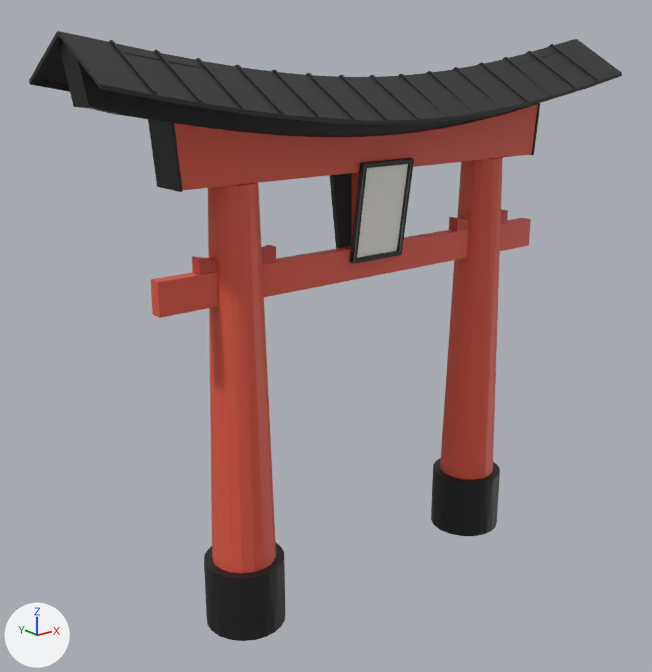
A saved change to the glTF model public/models/living/buildings/torii.glb.
Rendered twice from a camera (50 mm lens) standing at (-0.961, -1.088, 0.887) and looking at (-0.06, 0.04, 0.436). Lighting does not change. The marker at lower left points along +X, +Y and +Z. The first picture is the older version. Vertices at exactly the same position are counted once.

The scene before the commit, as lines of its bpy script (objects in view):
```python
me_torii_gate = bpy.data.meshes.new('Torii Gate')
me_torii_gate.from_pydata(...)  # 653 vertices, 1200 faces; spans x -0.5..0.5, y -0.105..0.105, z 0.0..0.912
me_torii_gate.materials.append(mat_defaultmaterial)
ob_torii = bpy.data.objects.new('torii', me_torii_gate)
ob_torii.location = (0.0, 0.0, 0.0)
```
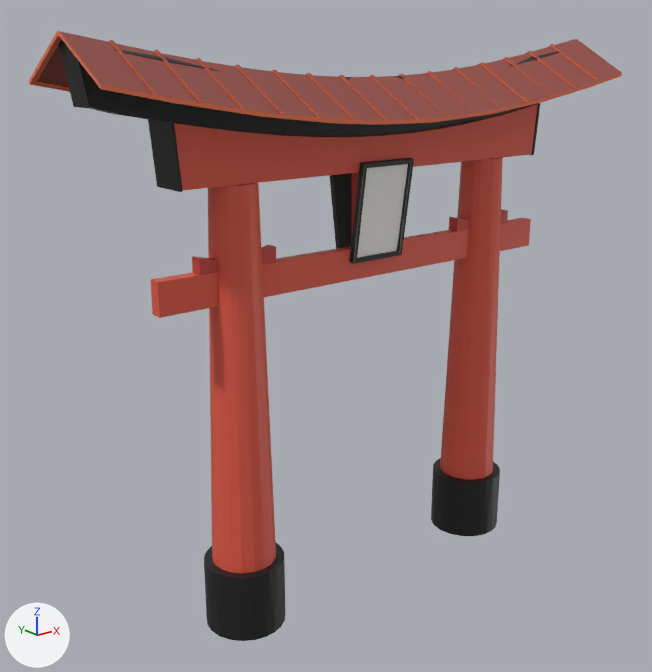
The change, as a list of edits to the scene's bpy script:
```text
Change me_torii_gate:
    where me_torii_gate.from_pydata(...)  # 653 vertices, 1200 faces; spans x -0.5..0.5, y -0.105..0.105, z 0.0..0.912
    used by ob_torii; location = (0.0, 0.0, 0.0)
    me_torii_gate part 1: 248 faces centred in x -0.5..0.5, y -0.105..0.105, z 0.789..0.91 are repainted in the vertex colours; the middle colour goes from black #262626 to orange #eb734b
    me_torii_gate part 2: 172 faces centred in x -0.478..0.478, y -0.105..0.105, z 0.794..0.908 are repainted in the vertex colours; the middle colour goes from black #262626 to red #95483f
```

Location of each change, [x1, y1, x2, y2] in pixels of the pictures (652 x 672 px):
part 1 of me_torii_gate, recoloured
    both: [29, 31, 622, 125]
part 2 of me_torii_gate, recoloured (black to red)
    both: [37, 31, 622, 121]
